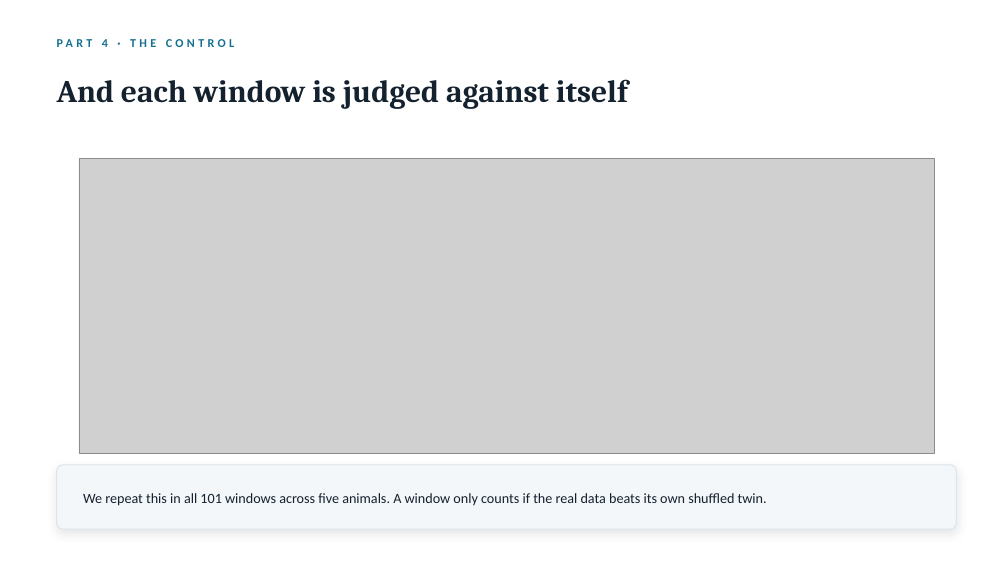
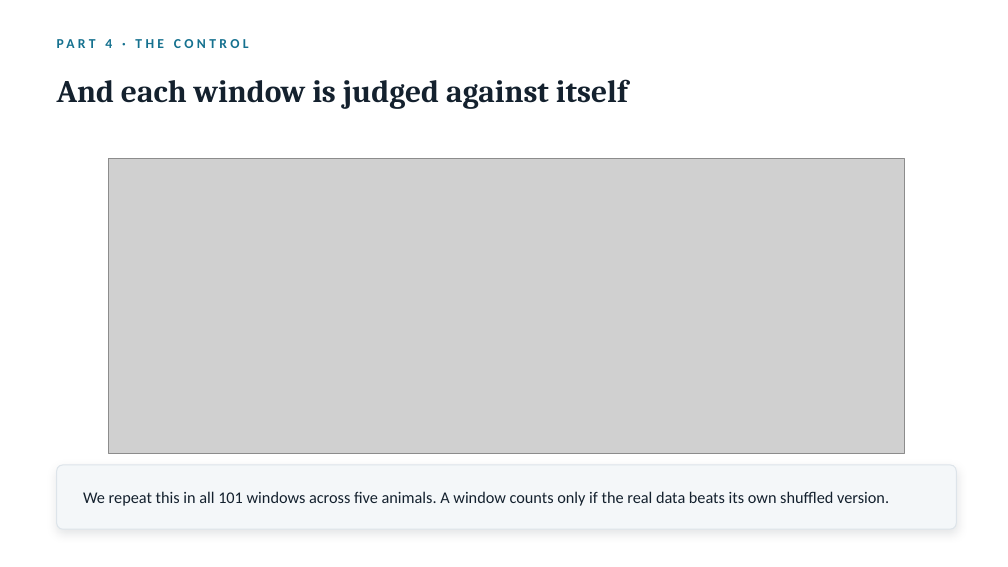
Before and after one commit to switchrao777/hroc-ncan, a slide deck: slide 20 of slides/HROC_Team_Presentation.pptx. Drawn at 1008x567 pixels with LibreOffice and Linux fonts; fonts in the diff are those of the drawing; grey boxes stand for pictures. Boxes give left, top, right and bottom in pixels: in the first picture for what was removed or moved away, otherwise in the second. Text is boxed around its words. In the diff, an @@ line names an element or a change of style, - is before the commit and + after.

```diff
--- a/slides/HROC_Team_Presentation.pptx
+++ b/slides/HROC_Team_Presentation.pptx
@@ text "PART 4 · THE CONTROL" at [105,39,112,48]: size 11.5 to 13 pt @@
@@ picture: place and size @@
-picture at [79,159,934,454]
+picture at [109,159,904,454]
@@ text at [83,491,889,506]: text changed; size 13.5 to 15.5 pt @@
-We repeat this in all 101 windows across five animals. A window only counts if the real data beats its own shuffled twin.
+We repeat this in all 101 windows across five animals. A window counts only if the real data beats its own shuffled version.
```
Also in this commit, not shown: 32 other slides changed, 1 slide added, 1 slide removed, 31 other files.
